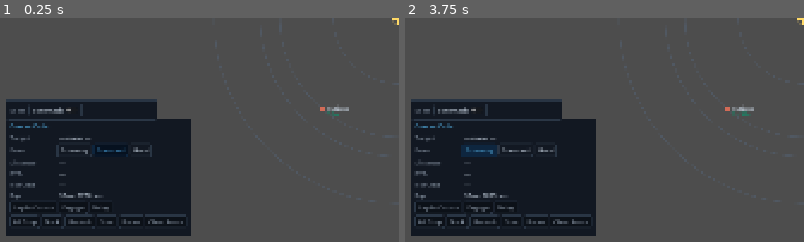
Above: before the commit, frames 1-2 (left to right).
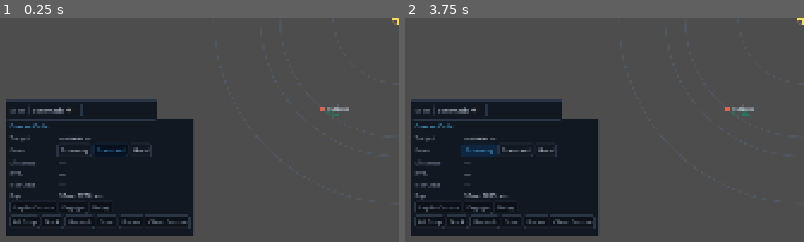
Above: after the commit, the same moments.

Repository: AndrewDrinkwater/farhorizon
Game: Godot game, scene res://src/ui/shell/main.tscn
Two runs of this game, one before a commit and one after it. Both use one fixed random seed, a clock stepped at 60 frames per second and the inputs below.
Inputs:
- Up to frame 1 (0.25 s): no input
- Up to frame 2 (3.75 s): click "❚❚" at 0.5 s; click "1×" at 1.25 s; click "2×" at 2 s; click "4×" at 2.75 s; click "Economy" at 3.5 s
The pictures show only the part of the screen within x 0-50%, y 50-100%; the shares and areas given below are measured in that part.

The runs differ from the first frame. In frame 1, 0.3% of the frame differs, in the area x 41-49%, y 45-98%; in frame 2, 0.3%.

Commit message:
Course plotting: no-go blocks Engage (not Lay In) + Clear Course (ADR 0028, A)
Per ADR 0028 (supersedes ADR 0027's Lay-In reject): _set_course no longer rejects
a no-go crossing — the course lays in (to be drawn red) and _engage rejects it
instead; Travel.available moves route_nogo from lay_in to engage. New clear_course
order drops a not-engaged course. Helm: Engage re-issues the live plot before
flying; empty-click sets a free-point destination (waypoints now come from drag
via nav_waypoints_set); Clear Course wipes selection + waypoints + the laid-in
order. ADR 0028 recorded.

Tests updated: no-go lays in but engage blocked then reroutes; clear_course drops
the course; dragged waypoints compose; clear resets selection. 166 green.

Co-Authored-By: Claude Opus 4.8 (1M context) <noreply@anthropic.com>

Diff:
--- a/localization/strings.csv
+++ b/localization/strings.csv
@@ -139,7 +139,7 @@
 HELM_KIND_SIGNAL,Signal
 HELM_KIND_PROBE,Probe
 HELM_KIND_DEBRIS,Debris
-HELM_CLEAR_ROUTE,Clear Route
+HELM_CLEAR_COURSE,Clear Course
 HELM_TI_ROUTE,Route
 HELM_TI_ROUTE_CLEAR,clear
 HELM_TI_ROUTE_HAZARD,hazard on route
--- a/src/autoload/event_bus.gd
+++ b/src/autoload/event_bus.gd
@@ -32,8 +32,11 @@
 signal nav_focus_requested(body_id: String)
 signal nav_focus_closed()
 ## The compose-time route changed (ADR 0027) — ship → waypoints → destination; the
-## nav views draw it as a pending-route preview. Empty = nothing to preview.
+## nav views draw it as the plotted course. Empty = nothing plotted.
 signal nav_route_changed(route: PackedVector2Array)
+## A nav view edited the route's waypoints by drag (ADR 0028) — the Helm adopts
+## this ordered intermediate-point list as the plotted route's waypoints.
+signal nav_waypoints_set(waypoints: PackedVector2Array)
 
 # --- Flight (ADR 0005) ---
 signal flight_state_changed(state: int)
--- a/src/core/travel.gd
+++ b/src/core/travel.gd
@@ -65,8 +65,8 @@
 	var tier: int = int(context.get("nav_target_tier", Sensors.Tier.UNDETECTED))
 	var route_nogo: bool = bool(context.get("route_nogo", false))  # a no-go on the route (ADR 0027)
 	return {
-		"lay_in": has_selection and not nav_here and not in_transit and not route_nogo,
-		"engage": has_course and not in_transit and location != Location.DOCKED,
+		"lay_in": has_selection and not nav_here and not in_transit,
+		"engage": has_course and not in_transit and location != Location.DOCKED and not route_nogo,
 		"belay": in_transit,
 		"all_stop": in_transit,
 		"dock": location == Location.HOLDING and can_dock_here and not in_transit,
--- a/src/flight/flight_controller.gd
+++ b/src/flight/flight_controller.gd
@@ -47,6 +47,8 @@
 			_undock()
 		"scan":
 			_scan(order)
+		"clear_course":
+			_clear_course()
 		_:
 			EventBus.order_rejected.emit("ORDER_REJECT_UNKNOWN")
 
@@ -83,13 +85,9 @@
 	if body == null and FlightCore.has_arrived(GameState.ship.position, dest):
 		EventBus.order_rejected.emit("ORDER_REJECT_ALREADY_HERE")
 		return
-	# Obstacle check (ADR 0027): a no-go crossing on any leg blocks the course; the
-	# captain routes around with waypoints. (Hazard crossings are allowed — warned
-	# at compose on the Helm.)
+	# A no-go crossing no longer blocks Lay In (ADR 0028) — the course plots (drawn
+	# red) and Engage is what's blocked, so the captain can drag it clear first.
 	var waypoints: Array = order.get("waypoints", [])
-	if _route_blocked(waypoints, dest):
-		EventBus.order_rejected.emit("ORDER_REJECT_OBSTRUCTION")
-		return
 	GameState.ship.current_order = {
 		"type": "course",
 		"target_id": target_id,
@@ -126,6 +124,11 @@
 		EventBus.order_rejected.emit("ORDER_REJECT_DOCKED")
 		return
 	var order: Dictionary = GameState.ship.current_order
+	# No-go is a hard boundary at Engage (ADR 0028): refuse to fly a route whose any
+	# leg crosses a no-go zone — the captain must drag it clear first.
+	if _route_blocked(order.get("waypoints", []), _destination(order)):
+		EventBus.order_rejected.emit("ORDER_REJECT_OBSTRUCTION")
+		return
 	var burn := int(order.get("burn", FlightMath.Burn.STANDARD))
 	# Fuel must bite: refuse a route (summed over its legs) the tank can't complete.
 	var cost := FlightMath.rm_cost(_route_length(order), burn)
@@ -141,6 +144,17 @@
 	_set_state(FlightCore.State.ENGAGING)
 	_acknowledge("VOICE_SHIP_COURSE_LAID_IN")
 	_notify_context()
+
+
+## Clear the plotted course entirely (ADR 0028). Only when not under way — under
+## way the captain uses Belay / All Stop. No-op (quietly) if already clear/flying.
+func _clear_course() -> void:
+	if _is_under_way():
+		return
+	if _has_course():
+		GameState.ship.current_order = {}
+		_set_state(FlightCore.State.IDLE)
+		_notify_context()
 
 
 ## All Stop: halt under way and drop the course, drifting in open space.
--- a/src/ui/consoles/helm_console.gd
+++ b/src/ui/consoles/helm_console.gd
@@ -140,7 +140,7 @@
 	row2.add_child(_make_action("undock", "HELM_UNDOCK", _undock))
 	row2.add_child(_make_action("scan", "HELM_SCAN", _scan))
 	row2.add_child(_make_action("focus", "HELM_FOCUS", _focus))
-	row2.add_child(_make_action("clear_route", "HELM_CLEAR_ROUTE", _clear_route))
+	row2.add_child(_make_action("clear_course", "HELM_CLEAR_COURSE", _clear_route))
 
 	_refresh_burn_buttons()
 
@@ -225,6 +225,7 @@
 func _connect_bus() -> void:
 	EventBus.nav_target_selected.connect(_on_target_selected)
 	EventBus.nav_point_selected.connect(_on_point_selected)
+	EventBus.nav_waypoints_set.connect(_on_waypoints_set)
 	EventBus.contact_detected.connect(_on_contacts_changed.unbind(1))
 	EventBus.contact_lost.connect(_on_contacts_changed.unbind(1))
 	EventBus.contact_promoted.connect(_on_contacts_changed.unbind(2))
@@ -263,23 +264,35 @@
 	_emit_route()
 
 
-## An empty-space click (ADR 0020/0027): with a body/contact target it adds a route
-## waypoint to plot around obstacles; otherwise it sets a free-point destination.
+## An empty-space click (ADR 0020/0028) plots a direct course to that free point.
+## Route waypoints are now added by dragging the course line (nav_waypoints_set).
 func _on_point_selected(point: Vector2) -> void:
-	if _sel_kind == Travel.TargetKind.BODY or _sel_kind == Travel.TargetKind.CONTACT:
-		_route_waypoints.append(point)
-	else:
-		_sel_kind = Travel.TargetKind.POINT
-		_sel_id = ""
-		_sel_point = point
-		_route_waypoints.clear()
+	_sel_kind = Travel.TargetKind.POINT
+	_sel_id = ""
+	_sel_point = point
+	_route_waypoints.clear()
 	_refresh_preview()
 	_refresh_actions()
 	_emit_route()
 
 
+## A nav view dragged the course (ADR 0028): adopt the new waypoint list.
+func _on_waypoints_set(waypoints: PackedVector2Array) -> void:
+	_route_waypoints.assign(waypoints)
+	_refresh_preview()
+	_refresh_actions()
+	_emit_route()
+
+
+## Clear Course (ADR 0028): wipe the plotted course entirely — selection,
+## waypoints, and any not-engaged laid-in order.
 func _clear_route() -> void:
+	_sel_kind = Travel.TargetKind.NONE
+	_sel_id = ""
+	_sel_point = Vector2.ZERO
 	_route_waypoints.clear()
+	EventBus.order_issued.emit({"type": "clear_course"})
+	EventBus.nav_target_selected.emit("")  # clear the views' selection highlight
 	_refresh_preview()
 	_refresh_actions()
 	_emit_route()
@@ -402,6 +415,8 @@
 
 
 func _engage() -> void:
+	if _sel_kind != Travel.TargetKind.NONE:
+		_lay_in_course()  # (re)issue the plotted route so what flies is the live plot (ADR 0028)
 	EventBus.order_issued.emit({"type": "engage"})
 
 
@@ -455,8 +470,9 @@
 	# Focus is a view request, not a travel order — gate it on "selection has moons".
 	if _action_buttons.has("focus"):
 		_action_buttons["focus"].disabled = not _selection_has_moons()
-	if _action_buttons.has("clear_route"):
-		_action_buttons["clear_route"].disabled = _route_waypoints.is_empty()
+	if _action_buttons.has("clear_course"):
+		_action_buttons["clear_course"].disabled = _sel_kind == Travel.TargetKind.NONE \
+			and _route_waypoints.is_empty() and not _has_course()
 
 
 ## Does the current selection (a body) have any moons? (ADR 0022)
--- a/tests/unit/test_flight_controller.gd
+++ b/tests/unit/test_flight_controller.gd
@@ -244,20 +244,31 @@
 	assert_eq(GameState.ship.current_order, {}, "route consumed on arrival")
 
 
-func test_course_through_a_nogo_is_rejected_then_reroutes() -> void:
+func test_course_through_a_nogo_lays_in_but_engage_is_blocked() -> void:
 	GameState.system.system_id = "calder"  # has the corona no-go at the origin
 	GameState.ship.position = Vector2(1000.0, 0.0)
 	GameState.ship.reaction_mass = 100.0
-	watch_signals(EventBus)
-	# Direct leg across the star crosses the corona → rejected.
+	# Direct leg across the star crosses the corona — it still LAYS IN now (ADR 0028).
 	EventBus.order_issued.emit({"type": "set_course", "target_id": "", "point": Vector2(-1000.0, 0.0),
 		"burn": FlightMath.Burn.STANDARD})
-	assert_signal_emitted(EventBus, "order_rejected", "no-go crossing rejected")
-	assert_eq(GameState.ship.current_order, {}, "no course stored")
-	# Routing around via a waypoint clears every leg → accepted.
+	assert_eq(GameState.ship.current_order.get("type"), "course", "course laid in (drawn red, not blocked)")
+	# But Engage is refused while a leg crosses the no-go.
+	watch_signals(EventBus)
+	EventBus.order_issued.emit({"type": "engage"})
+	assert_signal_emitted(EventBus, "order_rejected", "engage blocked by the no-go")
+	assert_false(bool(GameState.ship.current_order.get("engaged", false)), "did not depart")
+	# Re-laying with a waypoint around the corona clears every leg → engage departs.
 	EventBus.order_issued.emit({"type": "set_course", "target_id": "", "point": Vector2(-1000.0, 0.0),
 		"waypoints": [Vector2(0.0, 3000.0)], "burn": FlightMath.Burn.STANDARD})
-	assert_eq(GameState.ship.current_order.get("type"), "course", "rerouted course stored")
+	EventBus.order_issued.emit({"type": "engage"})
+	assert_true(bool(GameState.ship.current_order.get("engaged", false)), "departs once routed clear")
+
+
+func test_clear_course_drops_a_laid_in_course_when_idle() -> void:
+	EventBus.order_issued.emit({"type": "set_course", "target_id": "verdant", "burn": FlightMath.Burn.STANDARD})
+	assert_eq(GameState.ship.current_order.get("type"), "course", "laid in")
+	EventBus.order_issued.emit({"type": "clear_course"})
+	assert_eq(GameState.ship.current_order, {}, "Clear Course removes the plotted course")
 
 
 func test_resync_after_load_resumes_transit() -> void:
--- a/tests/unit/test_helm_console.gd
+++ b/tests/unit/test_helm_console.gd
@@ -58,15 +58,24 @@
 	assert_almost_eq(_helm._ack_line.modulate.a, 1.0, 0.01, "shown at full opacity before fading")
 
 
-func test_waypoints_compose_into_the_route_order() -> void:
+func test_dragged_waypoints_compose_into_the_route_order() -> void:
 	watch_signals(EventBus)
 	EventBus.nav_target_selected.emit("verdant")
-	EventBus.nav_point_selected.emit(Vector2(0.0, 500.0))  # with a target, this adds a waypoint
-	EventBus.nav_point_selected.emit(Vector2(500.0, 500.0))
+	# Waypoints now arrive from dragging the course line (ADR 0028).
+	EventBus.nav_waypoints_set.emit(PackedVector2Array([Vector2(0.0, 500.0), Vector2(500.0, 500.0)]))
 	_helm._lay_in_course()
 	var order: Dictionary = get_signal_parameters(EventBus, "order_issued", 0)[0]
 	assert_eq(order.get("target_id"), "verdant", "still bound for the body")
-	assert_eq(order.get("waypoints").size(), 2, "both waypoints composed into the route")
+	assert_eq(order.get("waypoints").size(), 2, "dragged waypoints composed into the route")
+
+
+func test_clear_course_resets_selection_and_emits_clear() -> void:
+	EventBus.nav_target_selected.emit("verdant")
+	watch_signals(EventBus)
+	_helm._clear_route()
+	var order: Dictionary = get_signal_parameters(EventBus, "order_issued", 0)[0]
+	assert_eq(order.get("type"), "clear_course", "issues a clear_course order")
+	assert_eq(_helm._sel_kind, Travel.TargetKind.NONE, "selection wiped")
 
 
 func test_target_info_reflects_a_selected_body() -> void:
Not shown, added: docs/adr/0028-direct-course-plot-and-drag.md
